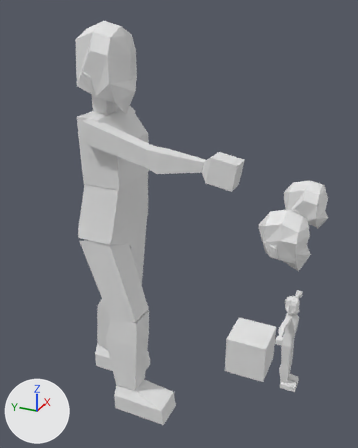
The Blender file template_psx_charter.blend: old version first, new version second.
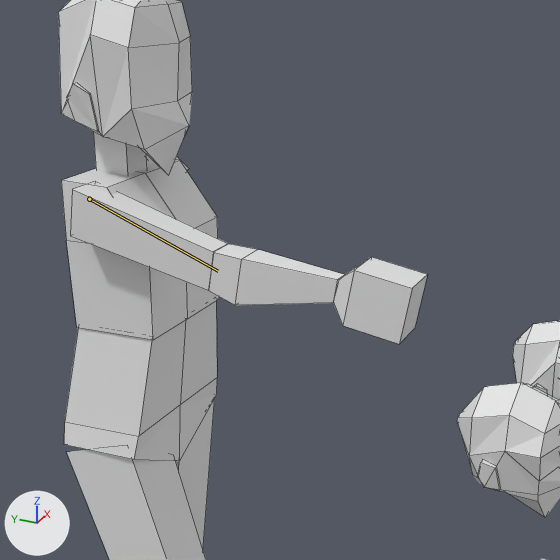
Each version appears first from a 50 mm camera at (-2.04, -1.27, 2.09) aimed at (-0.24, -0.46, 1.19), and next in a close-up on the part from 14% to 85% of the width and 8% to 65% of the height. Every picture has the same lights, and +X, +Y and +Z are marked at lower left. Both versions are drawn at frame 0 of the action 'shot'; the numbers are the values there. The bones that change are drawn over the model as lines in the close-ups. The close-ups show mesh edges as thin lines.
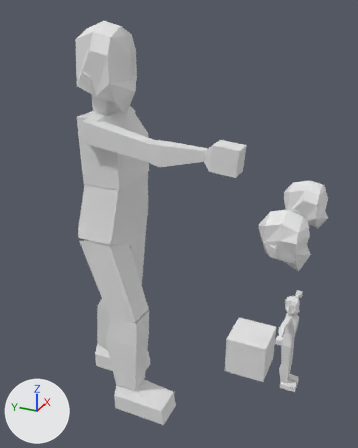
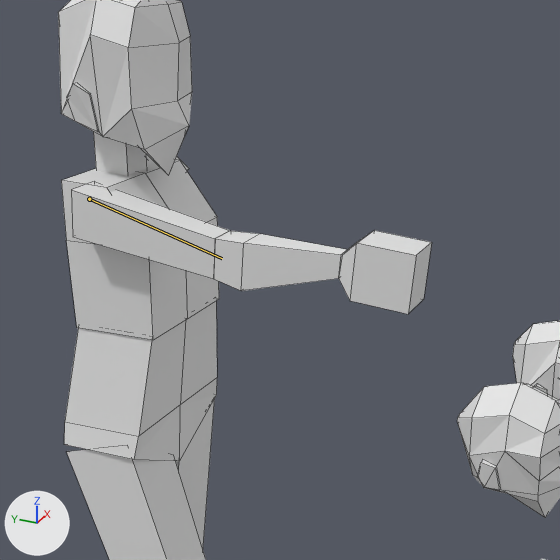
The change, as a diff of the scene's bpy script:
```diff
--- a/template_psx_charter.blend.py
+++ b/template_psx_charter.blend.py
@@ bone_upper_arm_r @@
 bone_upper_arm_r = bpy.data.objects['Object'].pose.bones['upper_arm.R']  # child of 'spine.002'
-bone_upper_arm_r.rotation_quaternion = (0.542, 0.445, 0.351, 0.62)  # degrees (69, -10, 91)
+bone_upper_arm_r.rotation_quaternion = (0.521, 0.468, 0.378, 0.605)  # degrees (74, -10, 91)
```

Boxes [x1, y1, x2, y2] around the edits, measured in the close-ups (560 x 560 px):
'Cube.013', posed (11% shorter): before [70, 181, 228, 290]; after [71, 181, 230, 278]
'Cube.014', posed: before [209, 244, 345, 305]; after [213, 231, 347, 291]
'Cube.015', posed: before [333, 257, 428, 344]; after [339, 230, 432, 314]
bone 'upper_arm.R', root to tip: before (89, 199) to (218, 271); after (89, 199) to (222, 258)
